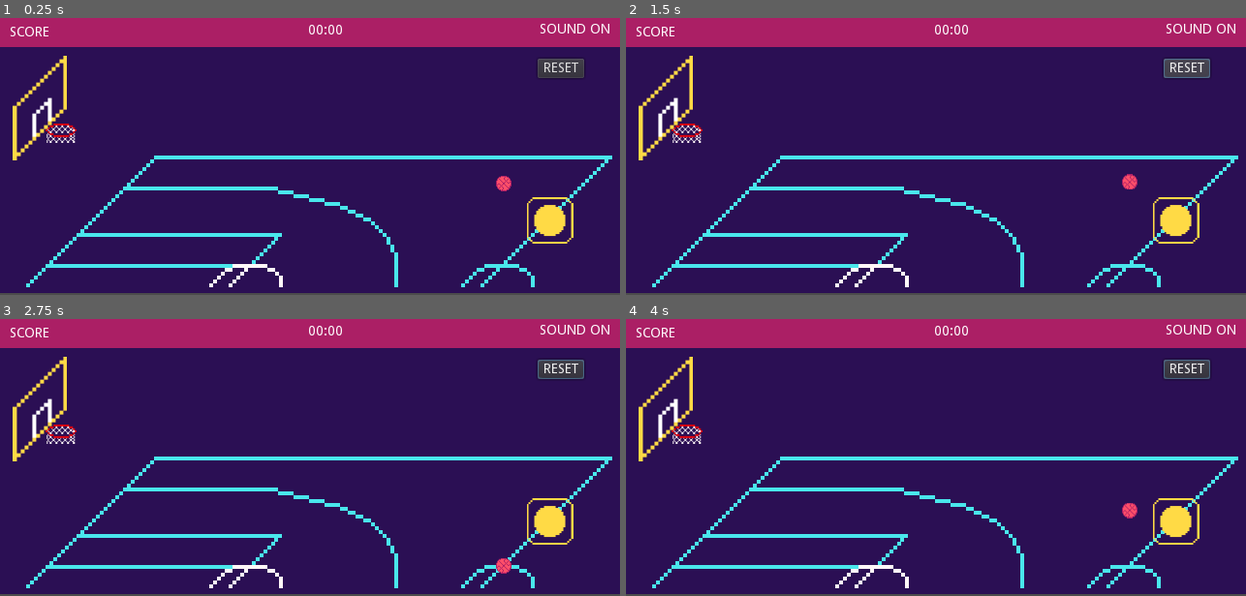
Above: before the commit, frames 1-4 (two rows, left to right).
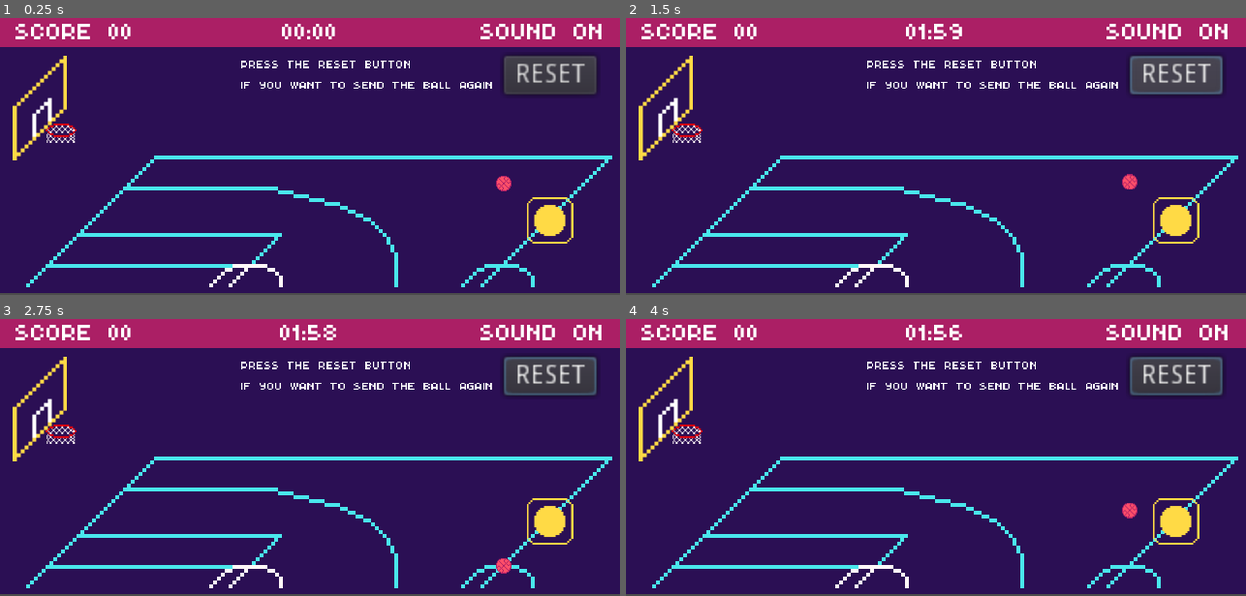
Above: after the commit, the same moments.

Repository: kerodekroma/pickaball-godot
Game: Godot game, scene res://scenes/Main.tscn
Same seed, same stepped clock (60 frames per second), same inputs: the game is played once before the commit and once after it.
Inputs (mouse positions are in pixels of both pictures, inside the frame that each line leads up to):
- Up to frame 1 (0.25 s): no input
- Up to frame 2 (1.5 s): move the mouse to (1072, 142) at 0.52 s; click (1072, 142) at 0.67 s; click "RESET" at 1.25 s
- Up to frame 3 (2.75 s): drag from (186, 471) to (279, 512) at 2.02 s
- Up to frame 4 (4 s): move the mouse to (998, 393) at 2.77 s; click (998, 393) at 2.92 s; drag from (905, 512) to (750, 415) at 3.52 s

The runs differ from the first frame. In frame 1, 4.1% of the frame differs, in the area x 1-99%, y 2-28%; in frame 2, 4.2%; in frame 3, 4.2%; in frame 4, 4.2%.

Commit message:
feat: HUD, fonts and basket logic
These changes are related to improve the HUD,
adding fonts to customize it, a global script,
and a single logic to make a goal

closes #8, #11

Diff:
--- /dev/null
+++ b/assets/fonts/architect-s-daughter/ArchitectsDaughter32.tres
@@ -0,0 +1,8 @@
+[gd_resource type="DynamicFont" load_steps=2 format=2]
+
+[ext_resource path="res://fonts/architect-s-daughter/ArchitectsDaughter.ttf" type="DynamicFontData" id=1]
+
+[resource]
+
+size = 32
+font_data = ExtResource( 1 )
--- /dev/null
+++ b/assets/fonts/cmu-typewriter/Typewriter.tres
@@ -0,0 +1,8 @@
+[gd_resource type="DynamicFont" load_steps=2 format=2]
+
+[ext_resource path="res://fonts/cmu-typewriter/Typewriter/cmuntt.ttf" type="DynamicFontData" id=1]
+
+[resource]
+
+size = 32
+font_data = ExtResource( 1 )
--- /dev/null
+++ b/assets/fonts/connection_ii/ConnectionII.tres
@@ -0,0 +1,8 @@
+[gd_resource type="DynamicFont" load_steps=2 format=2]
+
+[ext_resource path="res://fonts/connection_ii/ConnectionII.otf" type="DynamicFontData" id=1]
+
+[resource]
+
+size = 30
+font_data = ExtResource( 1 )
--- /dev/null
+++ b/assets/fonts/droid-sans/DroidSans.tres
@@ -0,0 +1,8 @@
+[gd_resource type="DynamicFont" load_steps=2 format=2]
+
+[ext_resource path="res://fonts/droid-sans/DroidSans.ttf" type="DynamicFontData" id=1]
+
+[resource]
+
+size = 32
+font_data = ExtResource( 1 )
--- /dev/null
+++ b/assets/fonts/kirifont/Kirifont.tres
@@ -0,0 +1,10 @@
+[gd_resource type="DynamicFont" load_steps=2 format=2]
+
+[ext_resource path="res://fonts/kirifont/KiriFont.otf" type="DynamicFontData" id=1]
+
+[resource]
+
+size = 32
+extra_spacing_top = -5
+extra_spacing_bottom = -20
+font_data = ExtResource( 1 )
--- /dev/null
+++ b/assets/fonts/linux-libertine/LinuxLibertine.tres
@@ -0,0 +1,5 @@
+[gd_resource type="DynamicFontData" format=2]
+
+[resource]
+
+font_path = "res://fonts/linux-libertine/LinLibertine_5.3.0_2012_07_02/LinLibertineOTF_5.3.0_2012_07_02/LinLibertine_R.otf"
--- /dev/null
+++ b/assets/fonts/montreal/Montreal.tres
@@ -0,0 +1,8 @@
+[gd_resource type="DynamicFont" load_steps=2 format=2]
+
+[ext_resource path="res://fonts/montreal/Montreal-Regular.ttf" type="DynamicFontData" id=1]
+
+[resource]
+
+size = 32
+font_data = ExtResource( 1 )
--- /dev/null
+++ b/assets/fonts/poco/Poco.tres
@@ -0,0 +1,11 @@
+[gd_resource type="DynamicFont" load_steps=2 format=2]
+
+[ext_resource path="res://fonts/poco/Poco.ttf" type="DynamicFontData" id=1]
+
+[resource]
+
+size = 40
+use_mipmaps = true
+extra_spacing_top = -18
+extra_spacing_bottom = 2
+font_data = ExtResource( 1 )
--- /dev/null
+++ b/assets/fonts/source-code-pro/SourceCodePro.tres
@@ -0,0 +1,8 @@
+[gd_resource type="DynamicFont" load_steps=2 format=2]
+
+[ext_resource path="res://fonts/source-code-pro/source-code-pro-2.010R-ro-1.030R-it/TTF/SourceCodePro-Regular.ttf" type="DynamicFontData" id=1]
+
+[resource]
+
+size = 32
+font_data = ExtResource( 1 )
--- /dev/null
+++ b/assets/fonts/xolonium/Xolonium.tres
@@ -0,0 +1,8 @@
+[gd_resource type="DynamicFont" load_steps=2 format=2]
+
+[ext_resource path="res://fonts/xolonium/xolonium-fonts-4.1/ttf/Xolonium-Regular.ttf" type="DynamicFontData" id=1]
+
+[resource]
+
+size = 32
+font_data = ExtResource( 1 )
--- /dev/null
+++ b/entities/Basket/Basket.gd
@@ -0,0 +1,9 @@
+extends Node2D
+
+signal goal
+
+func _ready():
+	$GoalArea2D.connect("body_entered", self, '_on_goal_area_entered')
+
+func _on_goal_area_entered(area):
+	emit_signal("goal")
--- a/entities/Basket/Basket.tscn
+++ b/entities/Basket/Basket.tscn
@@ -1,7 +1,11 @@
-[gd_scene load_steps=5 format=2]
+[gd_scene load_steps=7 format=2]
 
 [ext_resource path="res://assets/ring.png" type="Texture" id=1]
 [ext_resource path="res://assets/board.png" type="Texture" id=2]
+[ext_resource path="res://entities/Basket/Basket.gd" type="Script" id=3]
+
+[sub_resource type="RectangleShape2D" id=5]
+extents = Vector2( 12.0756, 0.526633 )
 
 [sub_resource type="RectangleShape2D" id=3]
 extents = Vector2( 0.894152, 4.18056 )
@@ -10,10 +14,21 @@
 extents = Vector2( 11.7071, 29.5653 )
 
 [node name="Basket" type="Node2D"]
+script = ExtResource( 3 )
+
+[node name="GoalArea2D" type="Area2D" parent="."]
+position = Vector2( 0.541725, 1.40651 )
+__meta__ = {
+"_edit_group_": true
+}
+
+[node name="CollisionShape2D" type="CollisionShape2D" parent="GoalArea2D"]
+position = Vector2( 21.2671, 26.9269 )
+shape = SubResource( 5 )
 
 [node name="Ring" type="StaticBody2D" parent="."]
 __meta__ = {
-"_edit_group_": true
+"_edit_lock_": true
 }
 
 [node name="Sprite" type="Sprite" parent="Ring"]
@@ -30,7 +45,8 @@
 
 [node name="Board" type="StaticBody2D" parent="."]
 __meta__ = {
-"_edit_group_": true
+"_edit_group_": true,
+"_edit_lock_": true
 }
 
 [node name="Sprite" type="Sprite" parent="Board"]
--- a/entities/Ground/Ground.tscn
+++ b/entities/Ground/Ground.tscn
@@ -27,7 +27,6 @@
 shape = SubResource( 1 )
 
 [node name="StaticBodyTop" type="StaticBody2D" parent="."]
-visible = false
 position = Vector2( 329.876, -8.20734 )
 __meta__ = {
 "_edit_group_": true
--- /dev/null
+++ b/entities/HUD/HUD.gd
@@ -0,0 +1,22 @@
+extends Node2D
+
+var time_left = 2 * 60 # total seconds
+var time_template = '{minutes}:{seconds}'
+
+func _ready():
+	$Timer.connect("timeout", self, "_on_Timer_timeout")
+
+func _on_Timer_timeout():
+	if time_left == 0:
+		print("done!")
+	if time_left > 0:
+		time_left -= 1
+		$HBoxContainer/timeout.text = time_template.format({
+			"minutes": number_to_str(time_left/60),
+			"seconds": number_to_str(time_left%60)
+		})
+
+func number_to_str(value: float):
+	if value < 10:
+		return '0%s' % value
+	return '%s' % value
--- a/entities/HUD/HUD.tscn
+++ b/entities/HUD/HUD.tscn
@@ -1,6 +1,13 @@
-[gd_scene format=2]
+[gd_scene load_steps=3 format=2]
+
+[ext_resource path="res://entities/HUD/HUD.gd" type="Script" id=1]
+[ext_resource path="res://themes/pickaball.tres" type="Theme" id=2]
 
 [node name="Node2D" type="Node2D"]
+script = ExtResource( 1 )
+__meta__ = {
+"_edit_vertical_guides_": [ 175.952, 287.738 ]
+}
 
 [node name="ColorRect" type="ColorRect" parent="."]
 margin_right = 640.0
@@ -10,35 +17,62 @@
 "_edit_use_anchors_": false
 }
 
-[node name="score" type="Label" parent="."]
-margin_left = 9.739
-margin_top = 10.4881
-margin_right = 50.739
-margin_bottom = 24.4881
-text = "SCORE"
+[node name="Timer" type="Timer" parent="."]
+autostart = true
+
+[node name="HBoxContainer" type="HBoxContainer" parent="."]
+anchor_right = 1.0
+anchor_bottom = 10.0
+margin_left = 16.0
+margin_top = -12.0
+margin_right = 624.0
+margin_bottom = 28.0
+grow_horizontal = 0
+grow_vertical = 0
+size_flags_horizontal = 5
+size_flags_vertical = 4
+alignment = 1
+__meta__ = {
+"_edit_group_": true,
+"_edit_use_anchors_": false
+}
+
+[node name="score" type="Label" parent="HBoxContainer"]
+margin_right = 122.0
+margin_bottom = 40.0
+grow_horizontal = 0
+grow_vertical = 0
+size_flags_horizontal = 2
+size_flags_vertical = 0
+theme = ExtResource( 2 )
+text = "SCORE 00"
 __meta__ = {
 "_edit_use_anchors_": false
 }
 
-[node name="timeout" type="Label" parent="."]
-margin_left = 316.143
-margin_top = 8.24069
-margin_right = 356.143
-margin_bottom = 22.2407
+[node name="timeout" type="Label" parent="HBoxContainer"]
+margin_left = 204.0
+margin_right = 404.0
+margin_bottom = 40.0
+size_flags_horizontal = 3
+theme = ExtResource( 2 )
 text = "00:00"
 align = 1
 __meta__ = {
 "_edit_use_anchors_": false
 }
 
-[node name="sound" type="Label" parent="."]
-margin_left = 556.621
-margin_top = 7.49155
-margin_right = 629.621
-margin_bottom = 38.4915
-text = "SOUND ON
-"
+[node name="sound" type="Label" parent="HBoxContainer"]
+margin_left = 408.0
+margin_right = 608.0
+margin_bottom = 40.0
+grow_horizontal = 0
+grow_vertical = 0
+size_flags_horizontal = 7
+theme = ExtResource( 2 )
+text = "SOUND ON"
 align = 2
+valign = 2
 __meta__ = {
 "_edit_use_anchors_": false
 }
--- a/project.godot
+++ b/project.godot
@@ -11,12 +11,12 @@
 [application]
 
 config/name="Pickaball-godot"
-run/main_scene="res://scenes/Main.tscn"
+run/main_scene="res://scenes/main.tscn"
 config/icon="res://icon.png"
 
-[debug]
+[autoload]
 
-settings/stdout/print_fps=true
+Globals="*res://scripts/Globals.gd"
 
 [display]
 
--- a/scenes/Main.tscn
+++ b/scenes/Main.tscn
@@ -1,32 +1,48 @@
-[gd_scene load_steps=6 format=2]
+[gd_scene load_steps=7 format=2]
 
-[ext_resource path="res://entities/Control/Control.tscn" type="PackedScene" id=1]
+[ext_resource path="res://entities/Basket/Basket.tscn" type="PackedScene" id=1]
 [ext_resource path="res://entities/HUD/HUD.tscn" type="PackedScene" id=2]
-[ext_resource path="res://entities/Ground/Ground.tscn" type="PackedScene" id=3]
-[ext_resource path="res://entities/Basket/Basket.tscn" type="PackedScene" id=5]
-[ext_resource path="res://scripts/Main.gd" type="Script" id=7]
+[ext_resource path="res://entities/Control/Control.tscn" type="PackedScene" id=3]
+[ext_resource path="res://entities/Ground/Ground.tscn" type="PackedScene" id=4]
+[ext_resource path="res://scripts/Main.gd" type="Script" id=5]
+[ext_resource path="res://themes/pickaball.tres" type="Theme" id=6]
 
 [node name="Main" type="Node2D"]
-script = ExtResource( 7 )
+script = ExtResource( 5 )
 
-[node name="Ground" parent="." instance=ExtResource( 3 )]
+[node name="Ground" parent="." instance=ExtResource( 4 )]
 
 [node name="HUD" parent="." instance=ExtResource( 2 )]
 
-[node name="Basket" parent="." instance=ExtResource( 5 )]
+[node name="Basket" parent="." instance=ExtResource( 1 )]
 position = Vector2( 41.422, 94.6317 )
 
-[node name="Control" parent="." instance=ExtResource( 1 )]
+[node name="Control" parent="." instance=ExtResource( 3 )]
 position = Vector2( 518.414, 162.566 )
 
 [node name="Button" type="Button" parent="."]
-margin_left = 555.123
-margin_top = 44.2001
-margin_right = 567.123
-margin_bottom = 64.2001
+margin_left = 519.845
+margin_top = 41.0503
+margin_right = 567.845
+margin_bottom = 61.0503
+rect_scale = Vector2( 2, 2 )
 text = "RESET"
 __meta__ = {
 "_edit_use_anchors_": false
 }
 
+[node name="Label" type="Label" parent="."]
+margin_left = 249.243
+margin_top = 35.8502
+margin_right = 1154.24
+margin_bottom = 118.85
+rect_scale = Vector2( 0.5, 0.5 )
+theme = ExtResource( 6 )
+text = "PRESS THE RESET BUTTON
+IF YOU WANT TO SEND THE BALL AGAIN"
+__meta__ = {
+"_edit_use_anchors_": false
+}
+
+[connection signal="goal" from="Basket" to="." method="_on_Basket_goal"]
 [connection signal="pressed" from="Button" to="." method="_on_Button_pressed"]
--- /dev/null
+++ b/scenes/welcome.tscn
@@ -0,0 +1,9 @@
+[gd_scene load_steps=2 format=2]
+
+[ext_resource path="res://assets/kerodekroma-logo.png" type="Texture" id=1]
+
+[node name="Node2D" type="Node2D"]
+
+[node name="Sprite" type="Sprite" parent="."]
+position = Vector2( 314.495, 132.021 )
+texture = ExtResource( 1 )
--- a/scripts/Globals.gd
+++ b/scripts/Globals.gd
@@ -1,16 +1,6 @@
-extends Node
+extends Node #It's required because a global script should be always recognized as a node
 
+var score = 0
 
-# Declare member variables here. Examples:
-# var a = 2
-# var b = "text"
-
-
-# Called when the node enters the scene tree for the first time.
-func _ready():
-	pass # Replace with function body.
-
-
-# Called every frame. 'delta' is the elapsed time since the previous frame.
-#func _process(delta):
-#	pass
+func calculate_points():
+	return 5
--- a/scripts/Main.gd
+++ b/scripts/Main.gd
@@ -4,9 +4,11 @@
 
 var ball_control: Node2D
 var ball_instance:RigidBody2D
+var current_score = 0
 
 func _ready():
 	$Control.connect("control_released", self, "_on_control_released")
+	$Basket.connect("goal", self, "_on_basket_goal")
 	create_ball()
 
 func _on_Button_pressed():
@@ -23,3 +25,7 @@
 	print("direction", direction)
 	ball_instance.apply_torque_impulse(7000)
 	ball_instance.apply_impulse(Vector2.ZERO, direction * -3)
+
+func _on_basket_goal():
+	current_score += Globals.calculate_points();
+	$HUD/HBoxContainer/score.text = 'SCORE {points}'.format({"points": current_score})
--- /dev/null
+++ b/themes/pickaball.tres
@@ -0,0 +1,11 @@
+[gd_resource type="Theme" load_steps=3 format=2]
+
+[ext_resource path="res://assets/fonts/poco/Poco.ttf" type="DynamicFontData" id=1]
+
+[sub_resource type="DynamicFont" id=1]
+size = 32
+font_data = ExtResource( 1 )
+
+[resource]
+default_font = SubResource( 1 )
+Label/fonts/font = null
Not shown, added: assets/fonts/architect-s-daughter/Architects Daughter SIL OFL Font License.txt
Binary file added: assets/fonts/architect-s-daughter/ArchitectsDaughter.ttf
Not shown, added: assets/fonts/cmu-typewriter/Typewriter/OFL-FAQ.txt
Not shown, added: assets/fonts/cmu-typewriter/Typewriter/OFL.txt
Not shown, added: assets/fonts/cmu-typewriter/Typewriter/README.txt
Binary file added: assets/fonts/cmu-typewriter/Typewriter/cmunit.ttf
Binary file added: assets/fonts/cmu-typewriter/Typewriter/cmuntb.ttf
Binary file added: assets/fonts/cmu-typewriter/Typewriter/cmuntt.ttf
Binary file added: assets/fonts/cmu-typewriter/Typewriter/cmuntx.ttf
Binary file added: assets/fonts/connection/Connection.otf
Binary file added: assets/fonts/connection/ConnectionBold.otf
Not shown, added: assets/fonts/connection/SIL Open Font License.txt
(and 56 more such lines)
